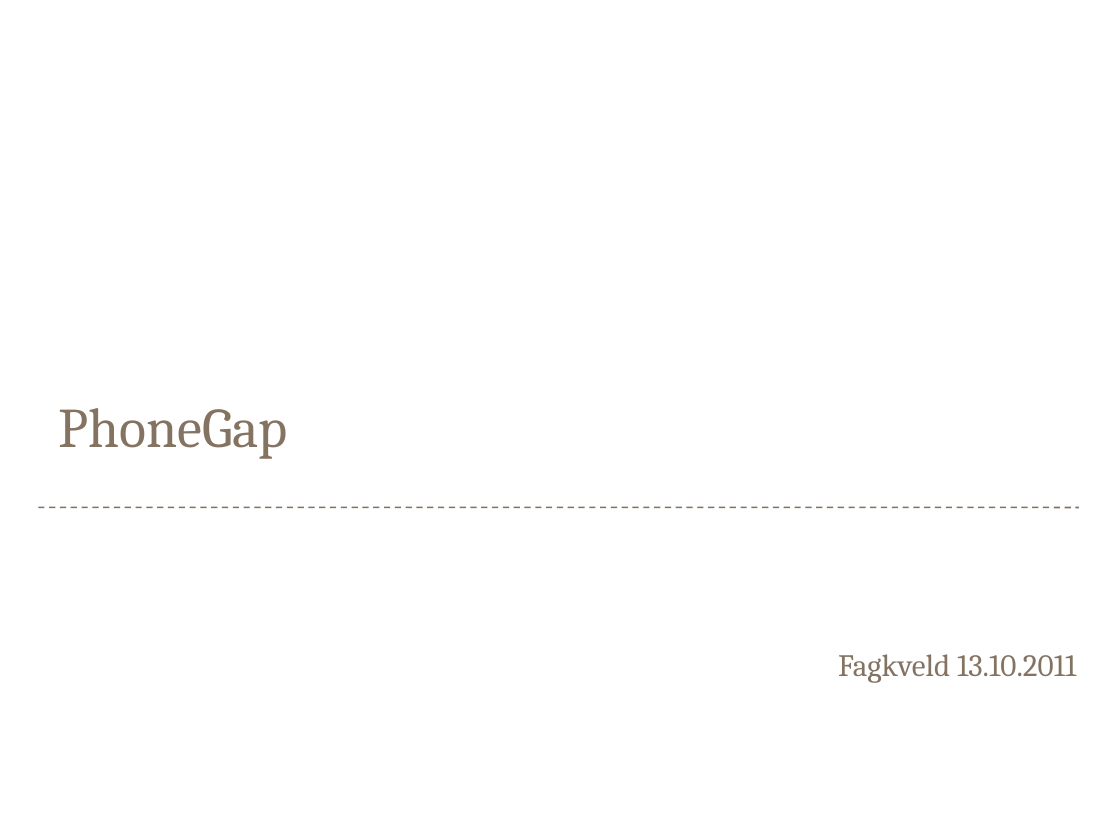
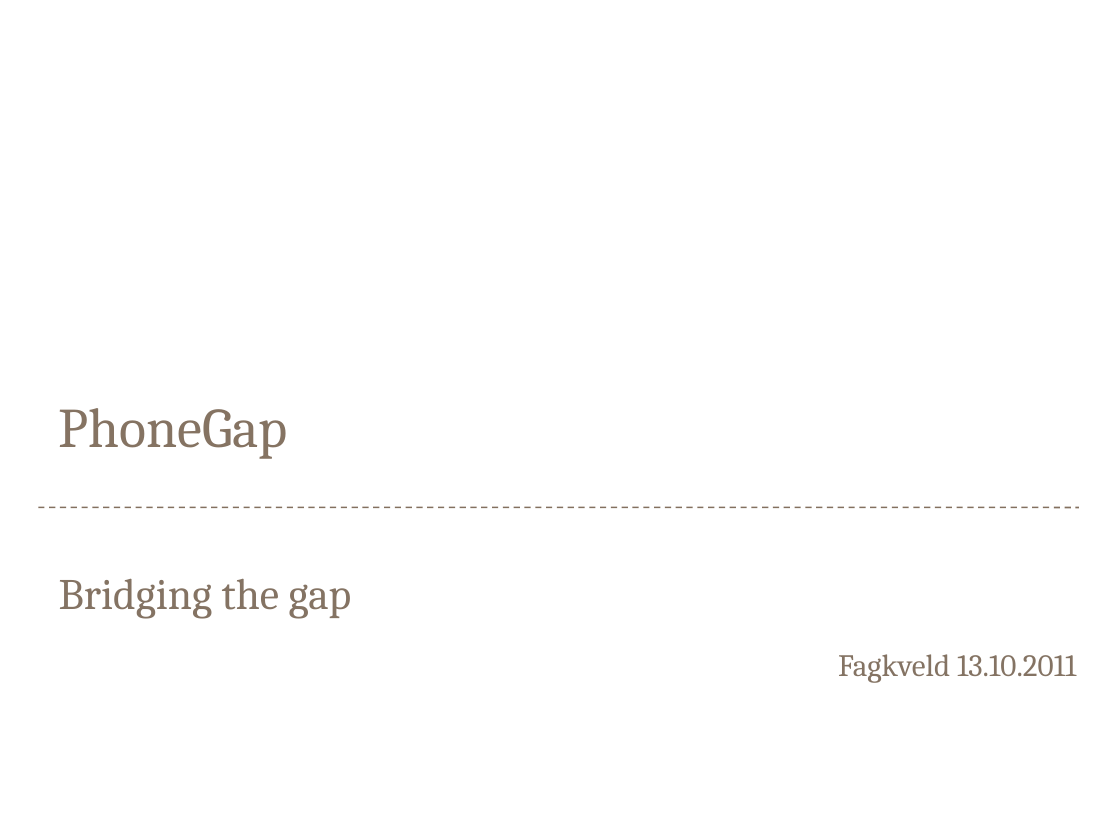
Before and after one commit to andersmartinsen/ansattliste, a slide deck: slide 1 of presentasjon/Phonegap.ppt. Drawn at 1120x840 pixels with LibreOffice and Linux fonts; fonts in the diff are those of the drawing; background and template pictures are left out. Boxes give left, top, right and bottom in pixels: in the first picture for what was removed or moved away, otherwise in the second. Text is boxed around its words. In the diff, an @@ line names an element or a change of style, - is before the commit and + after.

```diff
--- a/presentasjon/Phonegap.ppt
+++ b/presentasjon/Phonegap.ppt
@@ text added at <box>59,578,352,619</box>, 28 pt, text #847363 @@
+Bridging the gap
```
Also in this commit, not shown: 2 other slides changed, 2 slides added.
